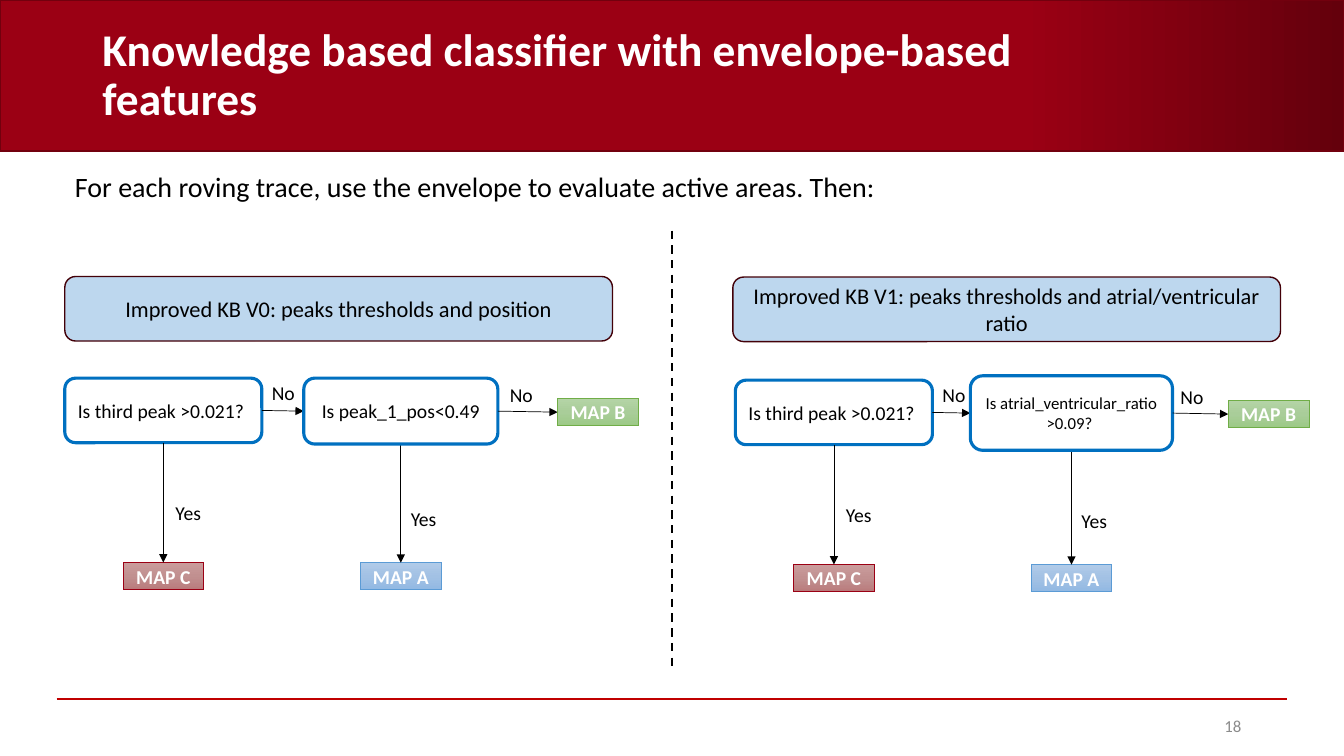
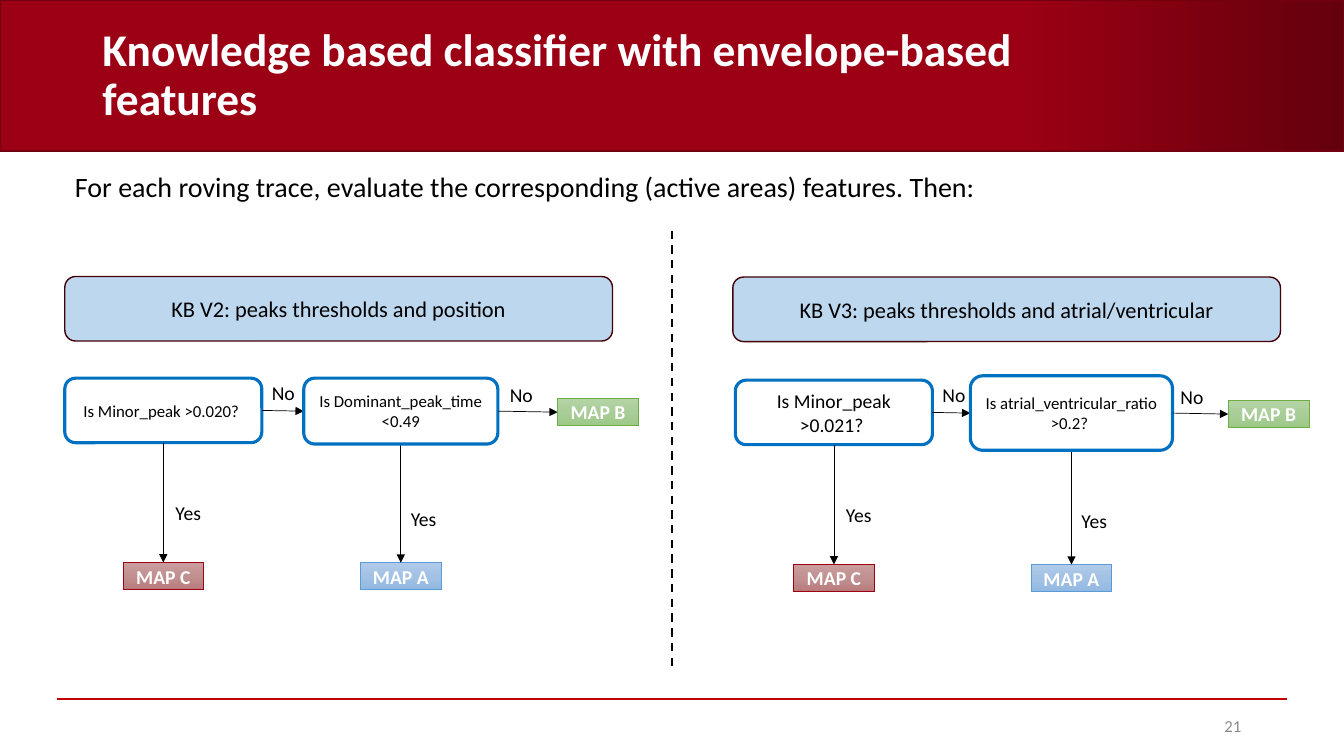
Before and after one commit to AndreaCorrado00/Tesi_magistrale_Corrado_Andrea, a slide deck: slide 21 of Documentation/10. Features and classification results V3.pptx (slide 18 before the commit). Drawn at 1344x756 pixels with LibreOffice and Linux fonts; fonts in the diff are those of the drawing; background and template pictures are left out. Boxes give left, top, right and bottom in pixels: in the first picture for what was removed or moved away, otherwise in the second. Text is boxed around its words. In the diff, an @@ line names an element or a change of style, - is before the commit and + after.

```diff
--- a/Documentation/10. Features and classification results V3.pptx
+++ b/Documentation/10. Features and classification results V3.pptx
@@ text at (75, 176, 975, 202): text changed @@
-For each roving trace, use the envelope to evaluate active areas. Then:
+For each roving trace, evaluate the corresponding (active areas) features. Then:
@@ text in rounded rectangle at (171, 301, 505, 321): text changed @@
-Improved KB V0: peaks thresholds and position
+KB V2: peaks thresholds and position
@@ text in rounded rectangle at (800, 302, 1213, 322): text changed @@
-Improved KB V1: peaks thresholds and atrial/ventricular ratio
+KB V3: peaks thresholds and atrial/ventricular
@@ text in rounded rectangle at (83, 405, 239, 420): text changed; size 14 to 12 pt @@
-Is third peak >0.021?
+Is Minor_peak >0.020?
@@ text in rounded rectangle at (319, 395, 482, 427): text changed; size 14 to 12 pt @@
-Is peak_1_pos<0.49
+Is Dominant_peak_time <0.49
@@ text in rounded rectangle at (777, 394, 891, 432): text changed @@
-Is third peak >0.021?
+Is Minor_peak >0.021?
@@ text in rounded rectangle at (986, 397, 1157, 429): text changed @@
-Is atrial_ventricular_ratio >0.09?
+Is atrial_ventricular_ratio >0.2?
@@ page number at (1224, 721, 1241, 732): text changed @@
-18
+21
```
Also in this commit, not shown: 15 other slides changed, 5 slides added, 1 slide removed.
